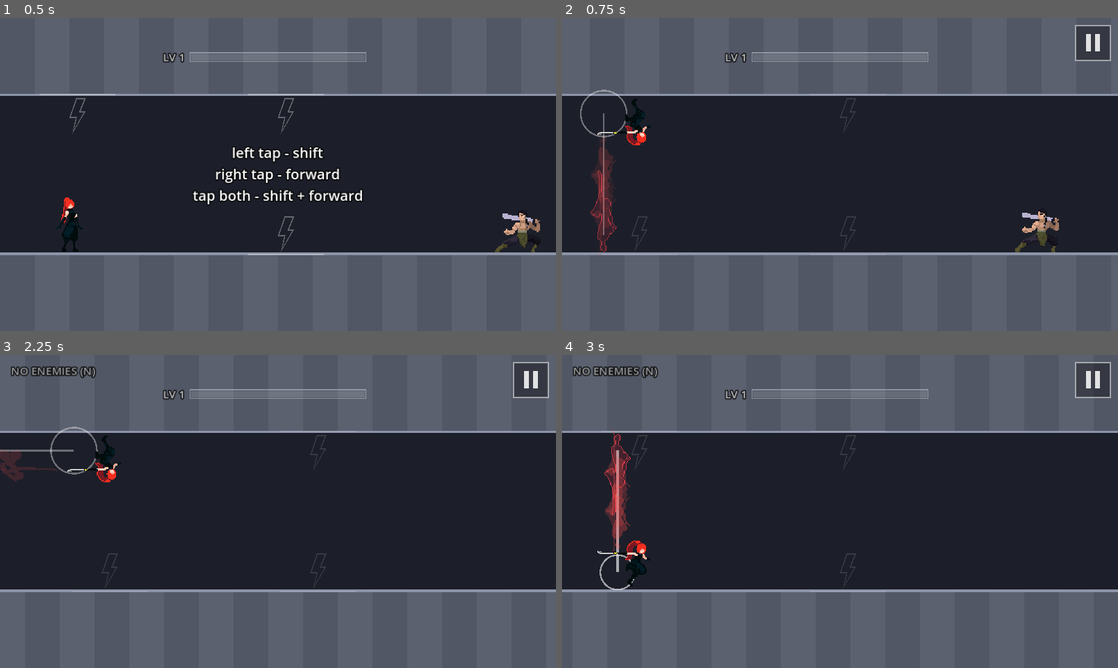
Above: before the commit, frames 1-4 (two rows, left to right).
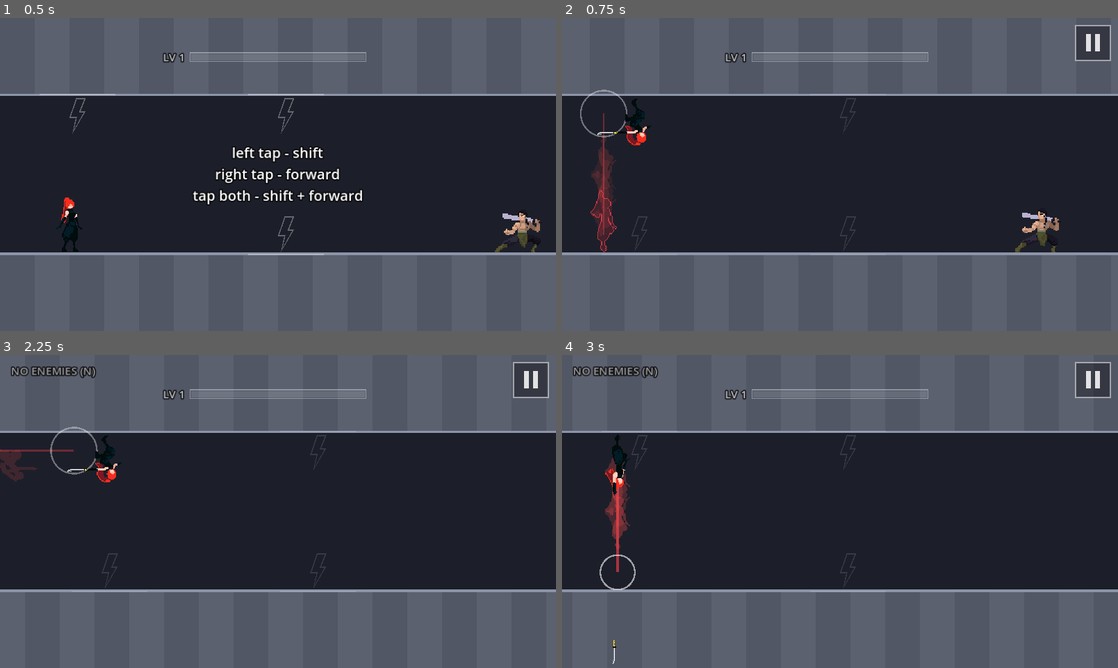
Above: after the commit, the same moments.

Repository: fredsbreads/game-off
Game: Godot game, scene res://scenes/main.tscn
Same seed, same stepped clock (60 frames per second), same inputs: the game is played once before the commit and once after it.
Inputs (mouse positions are in pixels of both pictures, inside the frame that each line leads up to):
- Up to frame 1 (0.5 s): no input
- Up to frame 2 (0.75 s): tap Enter at 0.5 s; move the mouse to (962, 158) at 0.52 s; hold K (tp_forward) from 0.53 s (still down); hold J (tp_vertical) from 0.53 s (still down); click (962, 158) at 0.67 s
- Up to frame 3 (2.25 s): move the mouse to (166, 527) at 1.27 s; release K (tp_forward) at 1.28 s; release J (tp_vertical) at 1.28 s; tap Shift at 1.35 s; move the mouse to (333, 442) at 2.02 s; hold K (tp_forward) from 2.03 s (still down); tap N at 2.1 s
- Up to frame 4 (3 s): keep holding K (tp_forward); move the mouse to (812, 574) at 2.77 s; tap J (tp_vertical) at 2.85 s; click (812, 574) at 2.92 s

Frame 1 is identical in both runs. In frame 2, 0.2% of the frame differs, in the area x 5-10%, y 30-75%; in frame 3, 0.1%; in frame 4, 1.0%, in the area x 6-16%, y 24-99%.

Commit message:
Teleport as a throw: stance, the sword flies to the landing spot, she appears
Red teleport line. The sword flight (0.07 s) is visual only; the teleport
itself is still instant.

Diff:
--- a/scripts/fx.gd
+++ b/scripts/fx.gd
@@ -102,7 +102,7 @@
 				var a: Vector2 = it["a"]
 				var b: Vector2 = it["b"]
 				# (The afterimages of her along the path are drawn by player.gd.)
-				draw_line(a, b, Color(1, 1, 1, 0.9 * fade), 1.0 + 5.0 * fade)
+				draw_line(a, b, Color(1, 0.25, 0.3, 0.9 * fade), 1.0 + 5.0 * fade)
 			"ring":
 				var r := lerpf(it["r0"], it["r1"], 1.0 - pow(1.0 - k, 3.0))
 				var col: Color = it["color"]
--- a/scripts/player.gd
+++ b/scripts/player.gd
@@ -43,10 +43,15 @@
 # lingers where she left as a red outline, and red afterimages of it trail
 # along the path. Forward and diagonal use the forward throw; across uses the
 # vertical throw (sword pointing at the other row).
-const THROW := preload("res://assets/sprites/kunoichi_throw.png")              # 96x96
-const THROW_FEET := RUN_FEET                                                   # drawn over the run pose
-const THROW_VERTICAL := preload("res://assets/sprites/kunoichi_throw_vertical.png")  # 120x120
+# Each pose is split into her body and the sword (same canvas, so they line
+# up): the sword flies to where she lands, then she appears there.
+const THROW := preload("res://assets/sprites/kunoichi_throw_body.png")              # 96x96
+const THROW_SWORD := preload("res://assets/sprites/kunoichi_throw_sword.png")
+const THROW_FEET := RUN_FEET                                                        # drawn over the run pose
+const THROW_VERTICAL := preload("res://assets/sprites/kunoichi_throw_vertical_body.png")  # 120x120
+const THROW_VERTICAL_SWORD := preload("res://assets/sprites/kunoichi_throw_vertical_sword.png")
 const THROW_VERTICAL_FEET := Vector2(59, 102)
+const SWORD_FLIGHT := 0.07   # seconds the thrown sword takes; she appears when it lands
 const GHOST_SHADER := preload("res://shaders/ghost.gdshader")
 const GHOST_OUTLINE := Color(1.0, 0.25, 0.3, 0.9)     # the lingering pose where she left
 const GHOST_OUTLINE_FILL := Color(1.0, 0.2, 0.25, 0.2)
@@ -101,9 +106,11 @@
 var _strike_time := 0.0
 const STRIKE_MIN := 0.035  # the pose shows at least this long (~2 frames)
 var _last_attack := -1
+var _hidden_left := 0.0   # > 0: not shown yet (the thrown sword is still flying)
 var _arc: Sprite2D
 var _arc_material: ShaderMaterial
-var _arc_time := -1.0     # seconds since the arc started; < 0 = none
+const ARC_NONE := -100.0
+var _arc_time := ARC_NONE  # seconds since the arc started (negative: waiting for her to land)
 var _death_offset := Vector2.ZERO
 var _death_velocity := Vector2.ZERO
 var _sprite: AnimatedSprite2D
@@ -179,7 +186,7 @@
 	# Placed where she is now (and flipped like her on the ceiling).
 	_arc.global_position = Vector2(x * Rules.TILE, Rules.surface_y(row))
 	_arc.scale = Vector2(SPRITE_SCALE, SPRITE_SCALE * (-1.0 if row == Rules.Row.CEILING else 1.0))
-	_arc_time = 0.0
+	_arc_time = -_hidden_left   # starts when she appears (after the thrown sword lands)
 	_update_arc()
 
 
@@ -187,10 +194,28 @@
 ## to where she is now: leave the throw pose behind as a fading red outline,
 ## and red afterimages of it along the way.
 func teleport_afterimages(move: int, from_feet: Vector2, from_row: int) -> void:
-	var tex: Texture2D = THROW_VERTICAL if move == Rules.Move.VERTICAL else THROW
-	var feet: Vector2 = THROW_VERTICAL_FEET if move == Rules.Move.VERTICAL else THROW_FEET
+	var vertical := move == Rules.Move.VERTICAL
+	var tex: Texture2D = THROW_VERTICAL if vertical else THROW
+	var sword: Texture2D = THROW_VERTICAL_SWORD if vertical else THROW_SWORD
+	var feet: Vector2 = THROW_VERTICAL_FEET if vertical else THROW_FEET
 	var to_feet := Vector2(x * Rules.TILE, Rules.surface_y(row))
-	_ghost(tex, feet, from_feet, from_row, GHOST_OUTLINE_FILL, GHOST_OUTLINE, GHOST_OUTLINE_LIFE, 1.0)
+	# 1. She stands in the throw stance where she was (sword gone from her hand)...
+	var stance := _sprite_at(tex, feet, from_feet, from_row)
+	stance.z_index = 1
+	var st := stance.create_tween()
+	st.tween_interval(SWORD_FLIGHT)
+	st.tween_callback(stance.queue_free)
+	# 2. ...the sword flies to where she lands...
+	var flying := _sprite_at(sword, feet, from_feet, from_row)
+	flying.z_index = 2
+	var ft := flying.create_tween()
+	ft.tween_property(flying, "global_position", to_feet, SWORD_FLIGHT)
+	ft.tween_callback(flying.queue_free)
+	# 3. ...and she appears there when it lands. The stance stays behind as a
+	# fading red outline.
+	_hidden_left = SWORD_FLIGHT
+	_sprite.visible = false
+	_ghost(tex, feet, from_feet, from_row, GHOST_OUTLINE_FILL, GHOST_OUTLINE, GHOST_OUTLINE_LIFE, 1.0, SWORD_FLIGHT)
 	for i in range(1, GHOST_TRAIL_COUNT + 1):
 		var k := float(i) / (GHOST_TRAIL_COUNT + 1)
 		var on_row := from_row if k < 0.5 else row   # flips halfway across
@@ -199,7 +224,8 @@
 			GHOST_TRAIL_LIFE, 0.4 + 0.6 * k)
 
 
-func _ghost(tex: Texture2D, feet: Vector2, pos: Vector2, on_row: int, fill: Color, outline: Color, life: float, alpha: float) -> void:
+## A plain sprite of one of her poses, left in the world at pos (her feet).
+func _sprite_at(tex: Texture2D, feet: Vector2, pos: Vector2, on_row: int) -> Sprite2D:
 	var g := Sprite2D.new()
 	g.texture = tex
 	g.centered = false
@@ -208,6 +234,13 @@
 	g.top_level = true   # stays where it was left
 	g.global_position = pos
 	g.scale = Vector2(SPRITE_SCALE, SPRITE_SCALE * (-1.0 if on_row == Rules.Row.CEILING else 1.0))
+	add_child(g)
+	return g
+
+
+## delay: seconds before it shows (then it fades over `life`).
+func _ghost(tex: Texture2D, feet: Vector2, pos: Vector2, on_row: int, fill: Color, outline: Color, life: float, alpha: float, delay: float = 0.0) -> void:
+	var g := _sprite_at(tex, feet, pos, on_row)
 	g.z_index = -2       # behind her and her slash
 	var m := ShaderMaterial.new()
 	m.shader = GHOST_SHADER
@@ -215,22 +248,25 @@
 	m.set_shader_parameter("outline", outline)
 	g.material = m
 	g.modulate.a = alpha
-	add_child(g)
 	var tween := g.create_tween()
+	if delay > 0.0:
+		g.visible = false
+		tween.tween_interval(delay)
+		tween.tween_callback(func() -> void: g.visible = true)
 	tween.tween_property(g, "modulate:a", 0.0, life)
 	tween.tween_callback(g.queue_free)
 
 
 ## The arc runs on real time (even during the kill freeze): sweep, then fade.
 func _update_arc() -> void:
-	if _arc_time < 0.0 or not alive:
+	if _arc_time < 0.0 or not alive:   # none, or not started yet
 		_arc.visible = false
 		return
 	_arc.visible = true
 	_arc_material.set_shader_parameter("progress", clampf(_arc_time / ARC_SWEEP, 0.0, 1.0))
 	_arc_material.set_shader_parameter("fade", 1.0 - clampf((_arc_time - ARC_SWEEP - ARC_HOLD) / ARC_FADE, 0.0, 1.0))
 	if _arc_time >= ARC_SWEEP + ARC_HOLD + ARC_FADE:
-		_arc_time = -1.0
+		_arc_time = ARC_NONE
 		_arc.visible = false
 
 
@@ -253,9 +289,12 @@
 	# On the ceiling the whole player (sprite and markers) is upside down.
 	scale.y = -1.0 if row == Rules.Row.CEILING else 1.0
 
-	if _arc_time >= 0.0:
+	if _arc_time > ARC_NONE:
 		_arc_time += delta
 		_update_arc()
+	if _hidden_left > 0.0:
+		_hidden_left -= delta
+		_sprite.visible = _hidden_left <= 0.0
 	if alive:
 		_strike_time += delta
 		if _striking and not frozen and _strike_time >= STRIKE_MIN:
Binary file added: assets/sprites/kunoichi_throw_body.png
Not shown, added: assets/sprites/kunoichi_throw_body.png.import
Binary file added: assets/sprites/kunoichi_throw_sword.png
Not shown, added: assets/sprites/kunoichi_throw_sword.png.import
Binary file added: assets/sprites/kunoichi_throw_vertical_body.png
Not shown, added: assets/sprites/kunoichi_throw_vertical_body.png.import
Binary file added: assets/sprites/kunoichi_throw_vertical_sword.png
Not shown, added: assets/sprites/kunoichi_throw_vertical_sword.png.import
